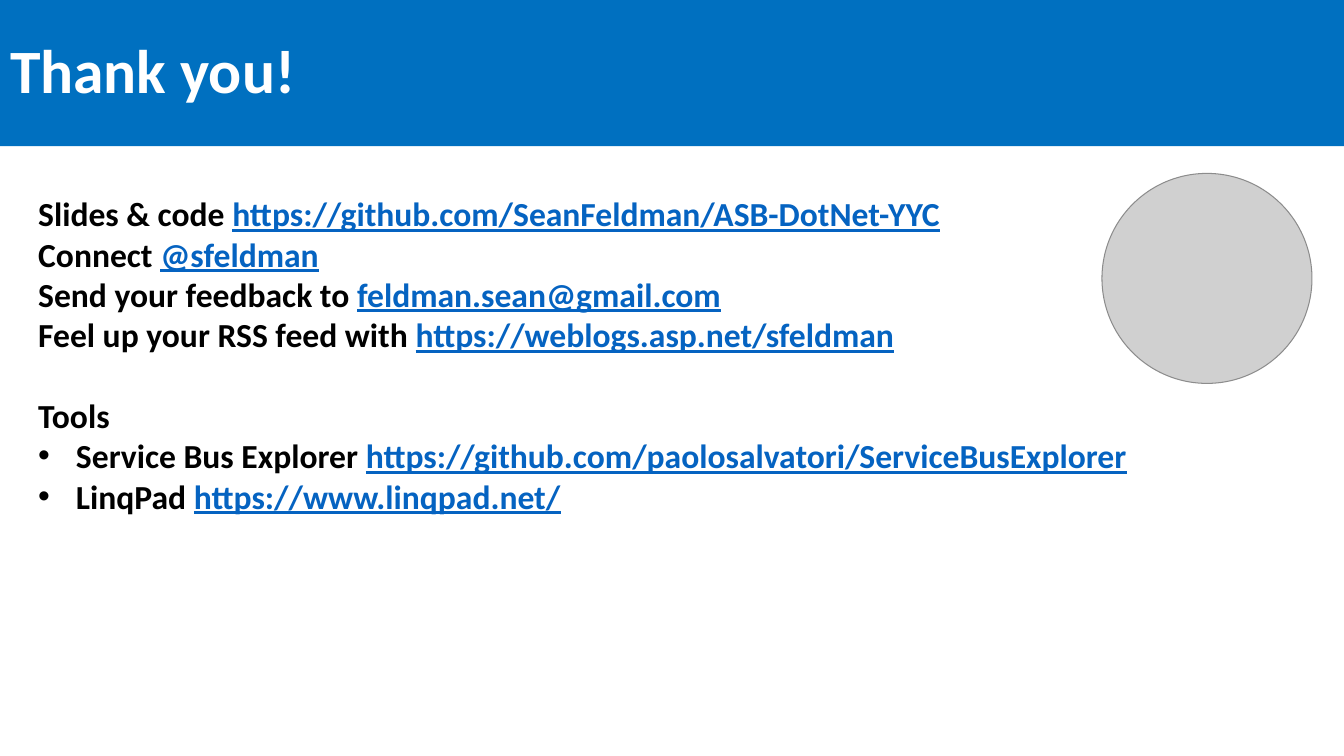
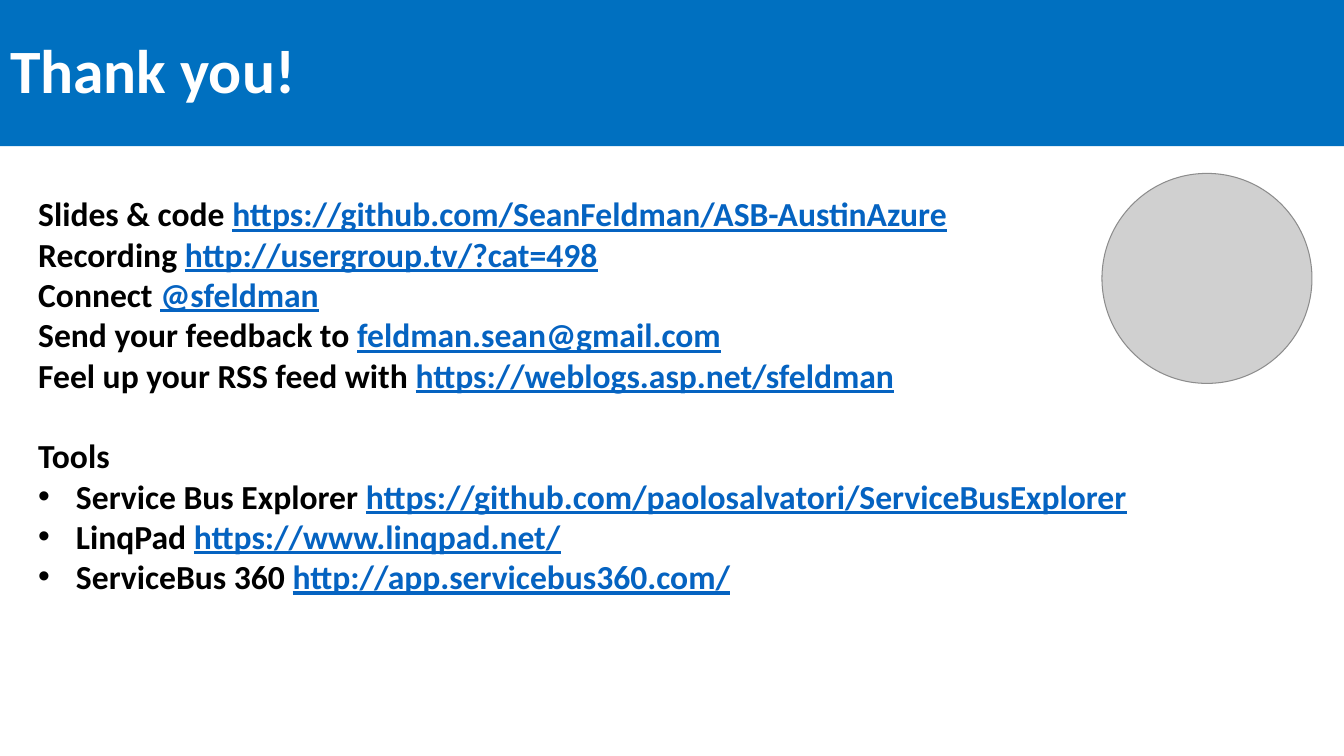
Before and after one commit to SeanFeldman/ASB-AustinAzure, a slide deck: slide 28 of Azure Service Bus Austin Azure usergroup 2016-09-08.pptx (slide 27 before the commit). Drawn at 1344x756 pixels with LibreOffice and Linux fonts; fonts in the diff are those of the drawing; grey boxes stand for pictures. Boxes give left, top, right and bottom in pixels: in the first picture for what was removed or moved away, otherwise in the second. Text is boxed around its words. In the diff, an @@ line names an element or a change of style, - is before the commit and + after.

Commit message:
Azure Austin meetup presentation

```diff
--- a/Azure Service Bus Austin Azure usergroup 2016-09-08.pptx
+++ b/Azure Service Bus Austin Azure usergroup 2016-09-08.pptx
@@ text at bbox=[38, 202, 946, 273]: text changed @@
-Slides & code https://github.com/SeanFeldman/ASB-DotNet-YYC
+Slides & code https://github.com/SeanFeldman/ASB-AustinAzure
+Recording http://usergroup.tv/?cat=498
@@ text at bbox=[76, 565, 730, 595]: paragraph added @@
+• ServiceBus 360 http://app.servicebus360.com/
```
Also in this commit, not shown: 10 other slides changed, 3 slides added, 2 slides removed, 3 other files.
